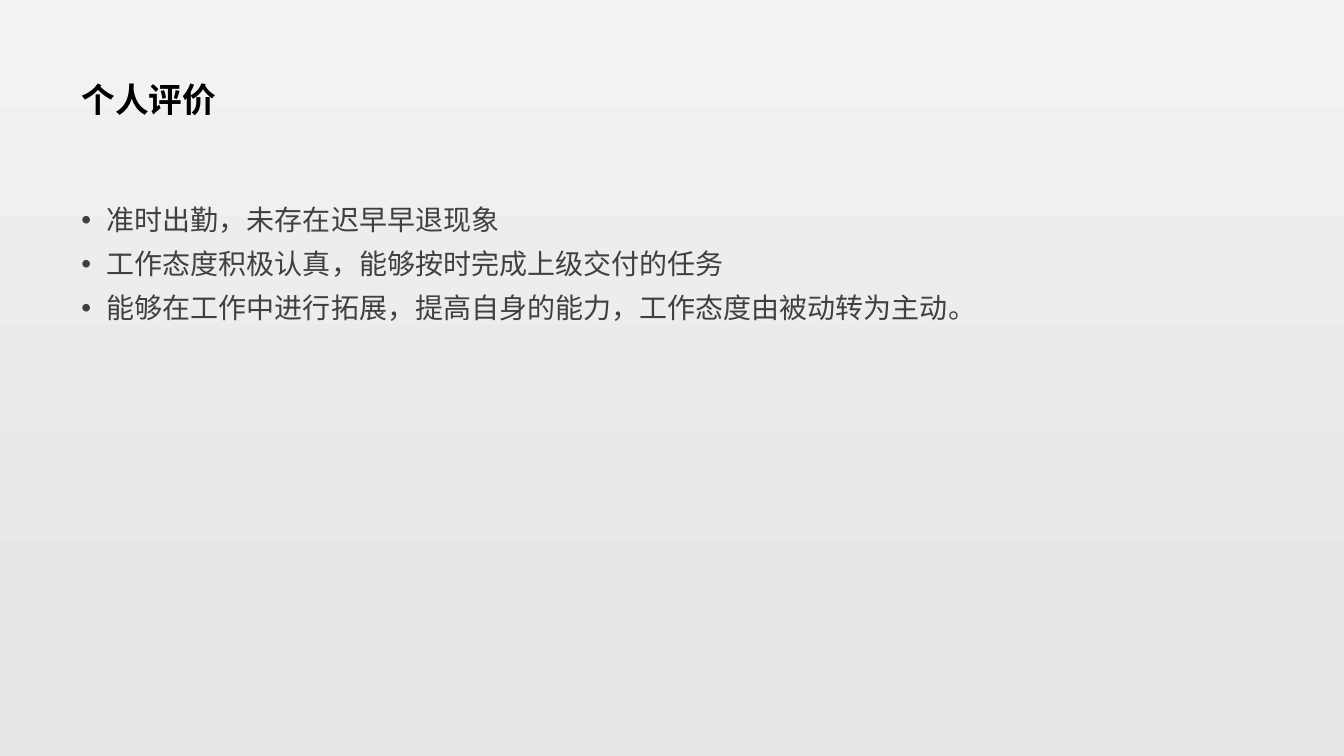
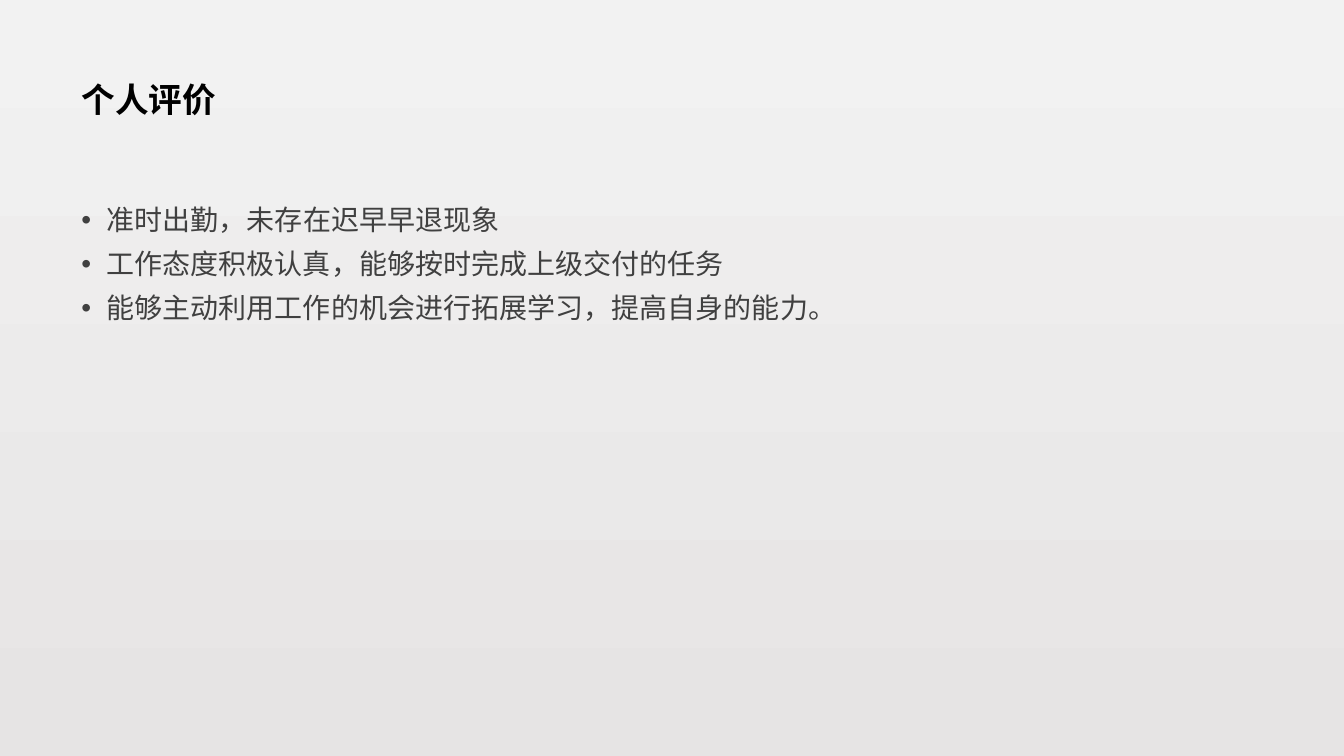
Before and after one commit to zepang/Rx_note, a slide deck: slide 11 of 赖泽海-试用期工作总结.pptx (slide 10 before the commit). Drawn at 1344x756 pixels with LibreOffice and Linux fonts; fonts in the diff are those of the drawing. Boxes give left, top, right and bottom in pixels: in the first picture for what was removed or moved away, otherwise in the second. Text is boxed around its words. In the diff, an @@ line names an element or a change of style, - is before the commit and + after.

```diff
--- a/赖泽海-试用期工作总结.pptx
+++ b/赖泽海-试用期工作总结.pptx
@@ text at (x1=107, y1=294, x2=836, y2=321): text changed @@
-• 能够在工作中进行拓展，提高自身的能力，工作态度由被动转为主动。
+• 能够主动利用工作的机会进行拓展学习，提高自身的能力。
```
Also in this commit, not shown: 3 other slides changed, 1 slide added.
